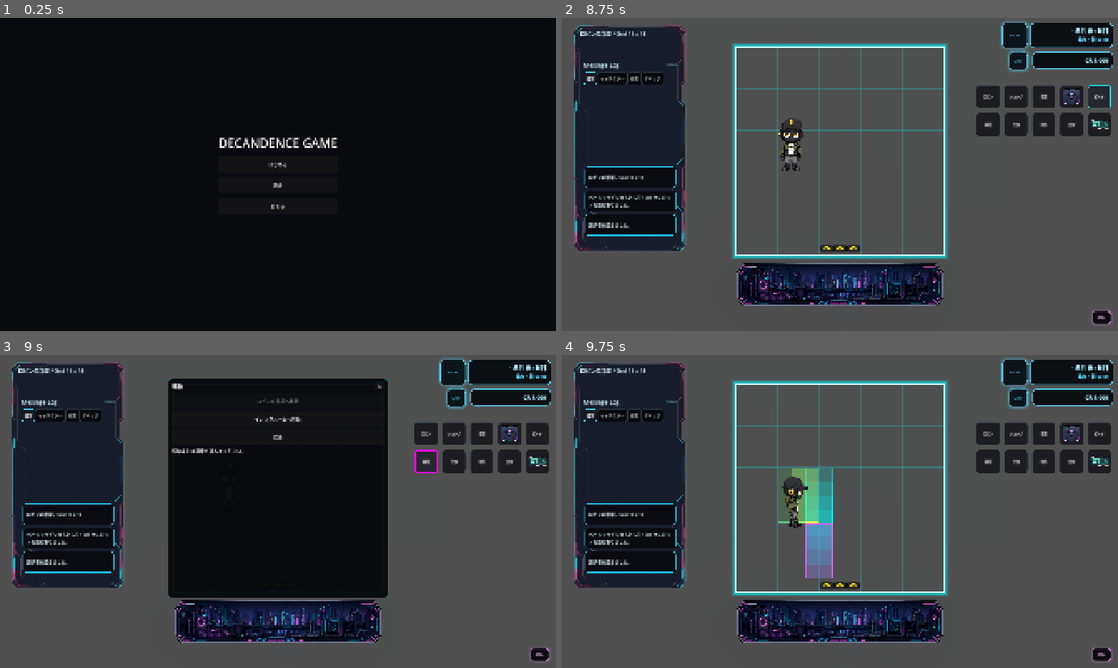
Above: before the commit, frames 1-4 (two rows, left to right).
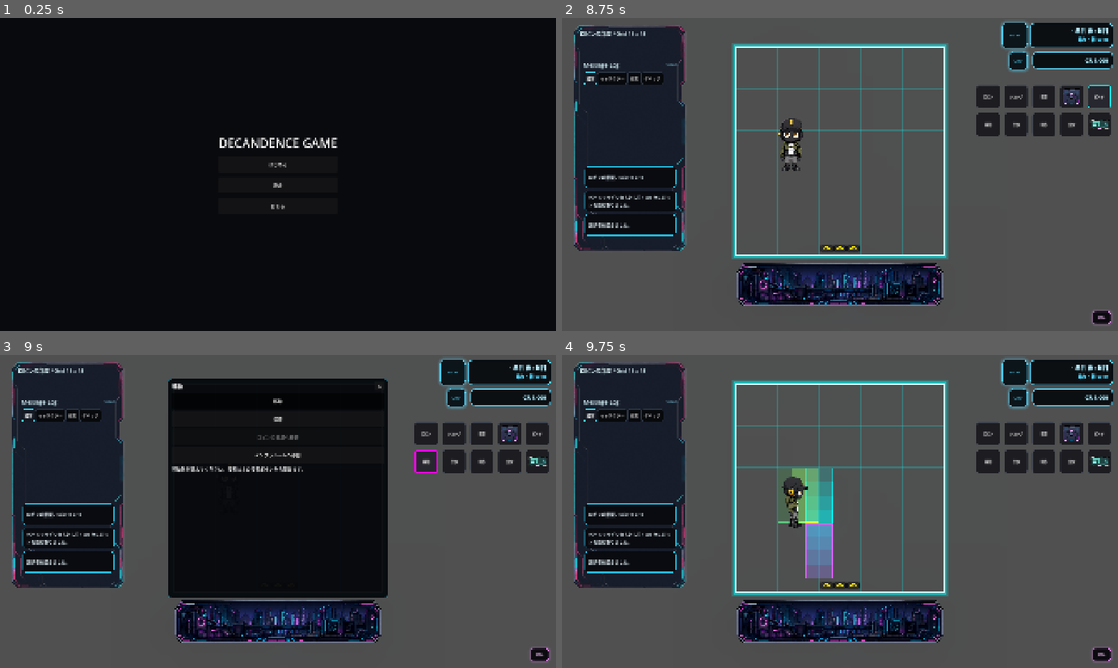
Above: after the commit, the same moments.

Repository: grimoire1089-coder/optimistic
Game: Godot game, scene res://Scenes/Boot/TitleScene.tscn
The game is run twice, just before and just after one commit, with the same random seed, the same clock (stepped at 60 frames per second) and the same inputs. Sound files missing from this copy of the repository are replaced by a short silence.
Inputs (mouse positions are in pixels of both pictures, inside the frame that each line leads up to):
- Up to frame 1 (0.25 s): no input
- Up to frame 2 (8.75 s): click "はじめる" at 0.5 s; click "ロビン" at 1.25 s; click "制作" at 2 s; click "設定" at 2.75 s; click "フルスクリーン" at 3.5 s; click "閉じる" at 4.25 s; click "ショップ" at 5 s; click "書籍" at 5.75 s; click (1073, 96) at 6.5 s; click "ビルド" at 7.25 s; click "ビルド中" at 8 s
- Up to frame 3 (9 s): click "移動" at 8.75 s
- Up to frame 4 (9.75 s): click "インフラルームへ移動" at 9.5 s

Frames 1-2 are identical in both runs. In frame 3, 0.7% of the frame differs, in the area x 30-55%, y 13-38%; in frame 4, nothing differs.

Commit message:
Split move menu into move and exploration tabs

Diff:
--- a/Scripts/UI/HUD/MoveMenu.gd
+++ b/Scripts/UI/HUD/MoveMenu.gd
@@ -3,6 +3,8 @@
 
 const DESTINATION_KIND_MAP: StringName = &"map"
 const DESTINATION_KIND_EXPLORATION: StringName = &"exploration"
+const MENU_MODE_MOVE: StringName = &"move"
+const MENU_MODE_EXPLORE: StringName = &"explore"
 const MAP_ID_ROBIN_ROOM: StringName = &"robin_room"
 const MAP_ID_INFRASTRUCTURE_ROOM: StringName = &"infrastructure_room"
 const MENU_SIZE := Vector2(760.0, 760.0)
@@ -23,8 +25,12 @@
 @onready var detail_label: Label = $MarginContainer/Rows/DetailLabel
 
 var _destination_buttons: Array[Button] = []
+var _dynamic_controls: Array[Control] = []
+var _duration_spin_box: SpinBox
 var _book_library: Node
 var _exploration_location_system: Node
+var _menu_mode: StringName = MENU_MODE_MOVE
+var _selected_exploration_minutes: int = 0
 
 
 func _ready() -> void:
@@ -33,19 +39,16 @@
 	if not is_in_group(&"move_menu"):
 		add_to_group(&"move_menu")
 	close_button.pressed.connect(close_menu)
-	if move_action_button != null:
-		move_action_button.visible = false
-		move_action_button.disabled = true
-	explore_action_button.pressed.connect(_on_explore_action_pressed)
+	_configure_tab_buttons()
 	_connect_book_library_signal()
-	_refresh_destination_buttons()
+	_refresh_content()
 
 
 func open_menu() -> void:
 	visible = true
+	_menu_mode = MENU_MODE_MOVE
 	_apply_shop_aligned_layout()
-	_refresh_destination_buttons()
-	detail_label.text = "移動または探索を選んでください。"
+	_refresh_content()
 
 
 func close_menu() -> void:
@@ -59,12 +62,129 @@
 	open_menu()
 
 
+func _configure_tab_buttons() -> void:
+	if move_action_button != null:
+		move_action_button.visible = true
+		move_action_button.disabled = false
+		move_action_button.toggle_mode = true
+		move_action_button.text = "移動"
+		move_action_button.tooltip_text = "部屋マップ間の移動先を表示します。"
+		if not move_action_button.pressed.is_connected(_on_move_action_pressed):
+			move_action_button.pressed.connect(_on_move_action_pressed)
+	if explore_action_button != null:
+		explore_action_button.visible = true
+		explore_action_button.disabled = false
+		explore_action_button.toggle_mode = true
+		explore_action_button.text = "探索"
+		explore_action_button.tooltip_text = "解禁済みの探索ロケーションを表示します。"
+		if not explore_action_button.pressed.is_connected(_on_explore_action_pressed):
+			explore_action_button.pressed.connect(_on_explore_action_pressed)
+	_sync_tab_button_state()
+
+
+func _on_move_action_pressed() -> void:
+	_menu_mode = MENU_MODE_MOVE
+	_refresh_content()
+
+
+func _on_explore_action_pressed() -> void:
+	_menu_mode = MENU_MODE_EXPLORE
+	_refresh_content()
+
+
+func _sync_tab_button_state() -> void:
+	if move_action_button != null:
+		move_action_button.set_pressed_no_signal(_menu_mode == MENU_MODE_MOVE)
+	if explore_action_button != null:
+		explore_action_button.set_pressed_no_signal(_menu_mode == MENU_MODE_EXPLORE)
+
+
+func _refresh_content() -> void:
+	_clear_dynamic_controls()
+	_sync_tab_button_state()
+	if _menu_mode == MENU_MODE_EXPLORE:
+		_show_exploration_tab()
+		return
+	_show_move_tab()
+
+
+func _show_move_tab() -> void:
+	title_label.text = "移動"
+	var destinations: Array[Dictionary] = _get_move_destinations()
+	var active_map_id: StringName = _get_active_map_id()
+	for destination in destinations:
+		var button: Button = _create_destination_button(destination, active_map_id)
+		_add_dynamic_button(button)
+	if visible:
+		detail_label.text = "移動先を選んでください。探索は上の探索ボタンから開けます。"
+
+
+func _show_exploration_tab() -> void:
+	title_label.text = "探索"
+	_add_dynamic_control(_create_exploration_message_card())
+	_add_dynamic_control(_create_exploration_duration_row())
+	var destinations: Array[Dictionary] = _get_exploration_destinations()
+	var active_map_id: StringName = _get_active_map_id()
+	for destination in destinations:
+		var button: Button = _create_destination_button(destination, active_map_id)
+		_add_dynamic_button(button)
+	if visible:
+		if destinations.is_empty():
+			detail_label.text = "探索場所は電子書籍の購入で解禁されます。"
+		else:
+			detail_label.text = "探索時間を設定してから、探索場所を選んでください。"
+
+
+func _create_exploration_message_card() -> Control:
+	var panel: PanelContainer = PanelContainer.new()
+	panel.name = "ExplorationMessageCard"
+	panel.custom_minimum_size = Vector2(280.0, 96.0)
+	panel.size_flags_horizontal = Control.SIZE_EXPAND_FILL
+	var label: Label = Label.new()
+	label.name = "MessageLabel"
+	label.autowrap_mode = TextServer.AUTOWRAP_WORD_SMART
+	label.text = "探索メッセージカード\n探索は部屋マップへ移動せず、ロケーションカードに滞在します。一定間隔でイベントが起こり、今はアイテムが手に入ります。"
+	label.add_theme_font_size_override("font_size", 14)
+	panel.add_child(label)
+	return panel
+
+
+func _create_exploration_duration_row() -> Control:
+	var row: HBoxContainer = HBoxContainer.new()
+	row.name = "ExplorationDurationRow"
+	row.custom_minimum_size = Vector2(280.0, 44.0)
+	row.size_flags_horizontal = Control.SIZE_EXPAND_FILL
+
+	var label: Label = Label.new()
+	label.text = "探索時間"
+	label.custom_minimum_size = Vector2(96.0, 32.0)
+	row.add_child(label)
+
+	_duration_spin_box = SpinBox.new()
+	_duration_spin_box.name = "DurationSpinBox"
+	_duration_spin_box.min_value = float(_get_exploration_min_duration_minutes())
+	_duration_spin_box.max_value = float(_get_exploration_max_duration_minutes())
+	_duration_spin_box.step = float(_get_exploration_duration_step_minutes())
+	_duration_spin_box.value = float(_get_selected_exploration_minutes())
+	_duration_spin_box.suffix = "分"
+	_duration_spin_box.custom_minimum_size = Vector2(148.0, 32.0)
+	_duration_spin_box.size_flags_horizontal = Control.SIZE_EXPAND_FILL
+	if not _duration_spin_box.value_changed.is_connected(_on_exploration_duration_changed):
+		_duration_spin_box.value_changed.connect(_on_exploration_duration_changed)
+	row.add_child(_duration_spin_box)
+	return row
+
+
+func _on_exploration_duration_changed(value: float) -> void:
+	_selected_exploration_minutes = _get_exploration_safe_duration_minutes(roundi(value))
+
+
 func _on_destination_button_pressed(destination: Dictionary) -> void:
-	var target_id := _get_map_id_from_destination(destination)
+	var target_id: StringName = _get_map_id_from_destination(destination)
 	if target_id == &"":
 		detail_label.text = "移動先データが壊れています。"
 		return
-	var destination_kind := _get_destination_kind(destination)
+	var destination_kind: StringName = _get_destination_kind(destination)
 	if destination_kind == DESTINATION_KIND_EXPLORATION:
 		_on_exploration_destination_pressed(destination)
 		return
@@ -72,10 +192,10 @@
 
 
 func _on_map_destination_pressed(destination: Dictionary) -> void:
-	var target_map_id := _get_map_id_from_destination(destination)
+	var target_map_id: StringName = _get_map_id_from_destination(destination)
 	if target_map_id == _get_active_map_id():
 		detail_label.text = "すでに%sにいます。" % _get_destination_display_name(destination)
-		_refresh_destination_buttons()
+		_refresh_content()
 		return
 
 	if _try_entrance_travel(target_map_id):
@@ -89,70 +209,64 @@
 		return
 
 	detail_label.text = "移動先のマップがまだ準備できていません: %s" % _get_destination_display_name(destination)
-	_refresh_destination_buttons()
+	_refresh_content()
 
 
 func _on_exploration_destination_pressed(destination: Dictionary) -> void:
-	var location_id := _get_map_id_from_destination(destination)
-	var system := _get_exploration_location_system()
+	var location_id: StringName = _get_map_id_from_destination(destination)
+	var system: Node = _get_exploration_location_system()
 	if system == null or not system.has_method("request_exploration"):
 		detail_label.text = "探索システムが見つかりません。"
 		return
-	if system.call("request_exploration", location_id) == true:
-		detail_label.text = "%sへ探索に向かいます。" % _get_destination_display_name(destination)
+	var duration_minutes: int = _get_selected_exploration_minutes()
+	var request_result: Variant = system.call("request_exploration", location_id, duration_minutes)
+	if request_result == true:
+		detail_label.text = "%sへ%d分の探索に向かいます。" % [_get_destination_display_name(destination), duration_minutes]
 		close_menu()
 		return
 	detail_label.text = "今は探索へ出発できません: %s" % _get_destination_display_name(destination)
-	_refresh_destination_buttons()
-
-
-func _on_explore_action_pressed() -> void:
-	detail_label.text = "探索先は電子書籍の購入で解禁されます。"
-
-
-func _refresh_destination_buttons() -> void:
-	_clear_destination_buttons()
-	var destinations := _get_available_destinations()
-	var active_map_id := _get_active_map_id()
-
-	for destination in destinations:
-		var button := _create_destination_button(destination, active_map_id)
-		_destination_buttons.append(button)
-		action_list.add_child(button)
-		if explore_action_button != null:
-			action_list.move_child(button, maxi(action_list.get_child_count() - 2, 0))
-
-	if visible:
-		if destinations.is_empty():
-			detail_label.text = "現在選べる移動先がありません。"
-		else:
-			detail_label.text = "移動先を選んでください。"
-
-
-func _clear_destination_buttons() -> void:
+	_refresh_content()
+
+
+func _add_dynamic_button(button: Button) -> void:
+	_destination_buttons.append(button)
+	_add_dynamic_control(button)
+
+
+func _add_dynamic_control(control: Control) -> void:
+	_dynamic_controls.append(control)
+	action_list.add_child(control)
+
+
+func _clear_dynamic_controls() -> void:
 	for button in _destination_buttons:
 		if button == null or not is_instance_valid(button):
 			continue
-		var parent := button.get_parent()
+	_destination_buttons.clear()
+	for control in _dynamic_controls:
+		if control == null or not is_instance_valid(control):
+			continue
+		var parent: Node = control.get_parent()
 		if parent != null:
-			parent.remove_child(button)
-		button.queue_free()
-	_destination_buttons.clear()
+			parent.remove_child(control)
+		control.queue_free()
+	_dynamic_controls.clear()
+	_duration_spin_box = null
 
 
 func _create_destination_button(destination: Dictionary, active_map_id: StringName) -> Button:
-	var target_id := _get_map_id_from_destination(destination)
-	var display_name := _get_destination_display_name(destination)
-	var description := String(destination.get("description", ""))
-	var destination_kind := _get_destination_kind(destination)
-
-	var button := Button.new()
-	button.custom_minimum_size = Vector2(280, 56)
+	var target_id: StringName = _get_map_id_from_destination(destination)
+	var display_name: String = _get_destination_display_name(destination)
+	var description: String = String(destination.get("description", ""))
+	var destination_kind: StringName = _get_destination_kind(destination)
+
+	var button: Button = Button.new()
+	button.custom_minimum_size = Vector2(280.0, 56.0)
 	button.size_flags_horizontal = Control.SIZE_EXPAND_FILL
 	button.mouse_default_cursor_shape = Control.CURSOR_POINTING_HAND
 	button.focus_mode = Control.FOCUS_NONE
 	if destination_kind == DESTINATION_KIND_EXPLORATION:
-		button.text = "%sへ探索" % display_name
+		button.text = "%sを探索" % display_name
 		button.disabled = false
 	else:
 		button.text = "%sへ移動" % display_name
@@ -162,33 +276,22 @@
 	return button
 
 
-func _get_available_destinations() -> Array[Dictionary]:
+func _get_move_destinations() -> Array[Dictionary]:
 	var destinations: Array[Dictionary] = []
-	var added_map_ids := {}
-
-	_add_destination(
-		destinations,
-		added_map_ids,
-		MAP_ID_ROBIN_ROOM,
-		"ロビンの部屋",
-		"いつもの生活拠点へ戻ります。",
-		DESTINATION_KIND_MAP
-	)
-	_add_destination(
-		destinations,
-		added_map_ids,
-		MAP_ID_INFRASTRUCTURE_ROOM,
-		"インフラルーム",
-		"設備や都市インフラに近い管理区画へ移動します。",
-		DESTINATION_KIND_MAP
-	)
-
+	var added_map_ids: Dictionary = {}
+	_add_destination(destinations, added_map_ids, MAP_ID_ROBIN_ROOM, "ロビンの部屋", "いつもの生活拠点へ戻ります。", DESTINATION_KIND_MAP)
+	_add_destination(destinations, added_map_ids, MAP_ID_INFRASTRUCTURE_ROOM, "インフラルーム", "設備や都市インフラに近い管理区画へ移動します。", DESTINATION_KIND_MAP)
+	return destinations
+
+
+func _get_exploration_destinations() -> Array[Dictionary]:
+	var destinations: Array[Dictionary] = []
+	var added_map_ids: Dictionary = {}
 	for destination in _get_book_unlocked_destinations():
-		var map_id := _get_map_id_from_destination(destination)
-		var display_name := String(destination.get("display_name", String(map_id)))
-		var description := String(destination.get("description", ""))
+		var map_id: StringName = _get_map_id_from_destination(destination)
+		var display_name: String = String(destination.get("display_name", String(map_id)))
+		var description: String = String(destination.get("description", ""))
 		_add_destination(destinations, added_map_ids, map_id, display_name, description, DESTINATION_KIND_EXPLORATION)
-
 	return destinations
 
 
@@ -213,7 +316,7 @@
 
 func _get_book_unlocked_destinations() -> Array[Dictionary]:
 	var empty: Array[Dictionary] = []
-	var library := _resolve_book_library()
+	var library: Node = _resolve_book_library()
 	if library == null or not library.has_method("get_unlocked_travel_destinations"):
 		return empty
 	var value: Variant = library.call("get_unlocked_travel_destinations")
@@ -227,12 +330,12 @@
 
 
 func _try_entrance_travel(target_map_id: StringName) -> bool:
-	var robin := _get_robin()
+	var robin: Node = _get_robin()
 	if robin == null or not robin.has_method("request_entrance_travel"):
 		return false
 
-	var active_map := _get_active_map()
-	var entrance := _find_entrance_for_target(active_map, target_map_id)
+	var active_map: RoomMapGridModule = _get_active_map()
+	var entrance: Node2D = _find_entrance_for_target(active_map, target_map_id)
 	if entrance == null:
 		return false
 
@@ -240,7 +343,7 @@
 
 
 func _try_direct_travel(target_map_id: StringName) -> bool:
-	var travel_module := _get_map_travel_module()
+	var travel_module: Node = _get_map_travel_module()
 	if travel_module == null or not travel_module.has_method("travel_to_map"):
 		return false
 	travel_module.call("travel_to_map", target_map_id, true)
@@ -262,7 +365,7 @@
 
 
 func _get_destination_display_name(destination: Dictionary) -> String:
-	var display_name := String(destination.get("display_name", ""))
+	var display_name: String = String(destination.get("display_name", ""))
 	if not display_name.is_empty():
 		return display_name
 	return _get_target_display_name(_get_map_id_from_destination(destination))
@@ -274,8 +377,49 @@
 	return "ロビンの部屋"
 
 
+func _get_selected_exploration_minutes() -> int:
+	if _selected_exploration_minutes <= 0:
+		_selected_exploration_minutes = _get_exploration_default_duration_minutes()
+	return _get_exploration_safe_duration_minutes(_selected_exploration_minutes)
+
+
+func _get_exploration_default_duration_minutes() -> int:
+	var system: Node = _get_exploration_location_system()
+	if system != null and system.has_method("get_default_duration_minutes"):
+		return int(system.call("get_default_duration_minutes"))
+	return 180
+
+
+func _get_exploration_min_duration_minutes() -> int:
+	var system: Node = _get_exploration_location_system()
+	if system != null and system.has_method("get_min_duration_minutes"):
+		return int(system.call("get_min_duration_minutes"))
+	return 30
+
+
+func _get_exploration_max_duration_minutes() -> int:
+	var system: Node = _get_exploration_location_system()
+	if system != null and system.has_method("get_max_duration_minutes"):
+		return int(system.call("get_max_duration_minutes"))
+	return 720
+
+
+func _get_exploration_duration_step_minutes() -> int:
+	var system: Node = _get_exploration_location_system()
+	if system != null and system.has_method("get_duration_step_minutes"):
+		return int(system.call("get_duration_step_minutes"))
+	return 30
+
+
+func _get_exploration_safe_duration_minutes(minutes: int) -> int:
+	var system: Node = _get_exploration_location_system()
+	if system != null and system.has_method("get_safe_duration_minutes"):
+		return int(system.call("get_safe_duration_minutes", minutes))
+	return clampi(minutes, 30, 720)
+
+
 func _get_active_map_id() -> StringName:
-	var travel_module := _get_map_travel_module()
+	var travel_module: Node = _get_map_travel_module()
 	if travel_module != null and travel_module.has_method("get_active_map_id"):
 		var active_map_id_value: Variant = travel_module.call("get_active_map_id")
 		if active_map_id_value is StringName:
@@ -286,7 +430,7 @@
 
 
 func _get_active_map() -> RoomMapGridModule:
-	var travel_module := _get_map_travel_module()
+	var travel_module: Node = _get_map_travel_module()
 	if travel_module != null and travel_module.has_method("get_active_map"):
 		return travel_module.call("get_active_map") as RoomMapGridModule
 	return null
@@ -295,11 +439,11 @@
 func _find_entrance_for_target(active_map: RoomMapGridModule, target_map_id: StringName) -> Node2D:
 	if active_map == null:
 		return null
-	var furniture_root := active_map.get_node_or_null("FurnitureRoot") as Node2D
+	var furniture_root: Node2D = active_map.get_node_or_null("FurnitureRoot") as Node2D
 	if furniture_root == null:
 		return null
 	for child in furniture_root.get_children():
-		var furniture := child as Node2D
+		var furniture: Node2D = child as Node2D
 		if furniture == null:
 			continue
 		if not _is_entrance_for_target(furniture, target_map_id):
@@ -320,20 +464,20 @@
 
 
 func _get_robin() -> Node:
-	var robin := get_node_or_null(robin_path)
+	var robin: Node = get_node_or_null(robin_path)
 	if robin != null:
 		return robin
-	var scene_root := get_tree().current_scene
+	var scene_root: Node = get_tree().current_scene
 	if scene_root == null:
 		return null
 	return scene_root.get_node_or_null("Robin")
 
 
 func _get_map_travel_module() -> Node:
-	var travel_module := get_node_or_null(map_travel_module_path)
+	var travel_module: Node = get_node_or_null(map_travel_module_path)
 	if travel_module != null:
 		return travel_module
-	var scene_root := get_tree().current_scene
+	var scene_root: Node = get_tree().current_scene
 	if scene_root == null:
 		return null
 	return scene_root.get_node_or_null("MainSceneMapTravelModule")
@@ -346,7 +490,7 @@
 		_exploration_location_system = get_node_or_null(exploration_location_system_path)
 		if _exploration_location_system != null:
 			return _exploration_location_system
-	var scene_root := get_tree().current_scene
+	var scene_root: Node = get_tree().current_scene
 	if scene_root == null:
 		return null
 	_exploration_location_system = scene_root.get_node_or_null("ExplorationLocationSystem")
@@ -354,7 +498,7 @@
 
 
 func _connect_book_library_signal() -> void:
-	var library := _resolve_book_library()
+	var library: Node = _resolve_book_library()
 	if library == null:
 		return
 	var callable := Callable(self, "_on_book_library_changed")
@@ -371,7 +515,7 @@
 
 func _on_book_library_changed() -> void:
 	if visible:
-		_refresh_destination_buttons()
+		_refresh_content()
 
 
 func _apply_shop_aligned_layout() -> void:
